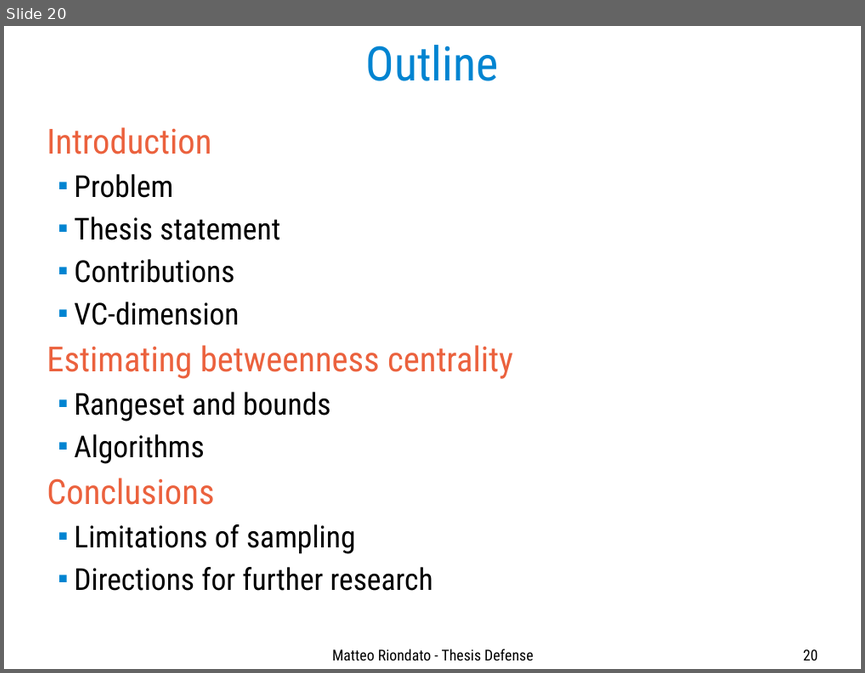
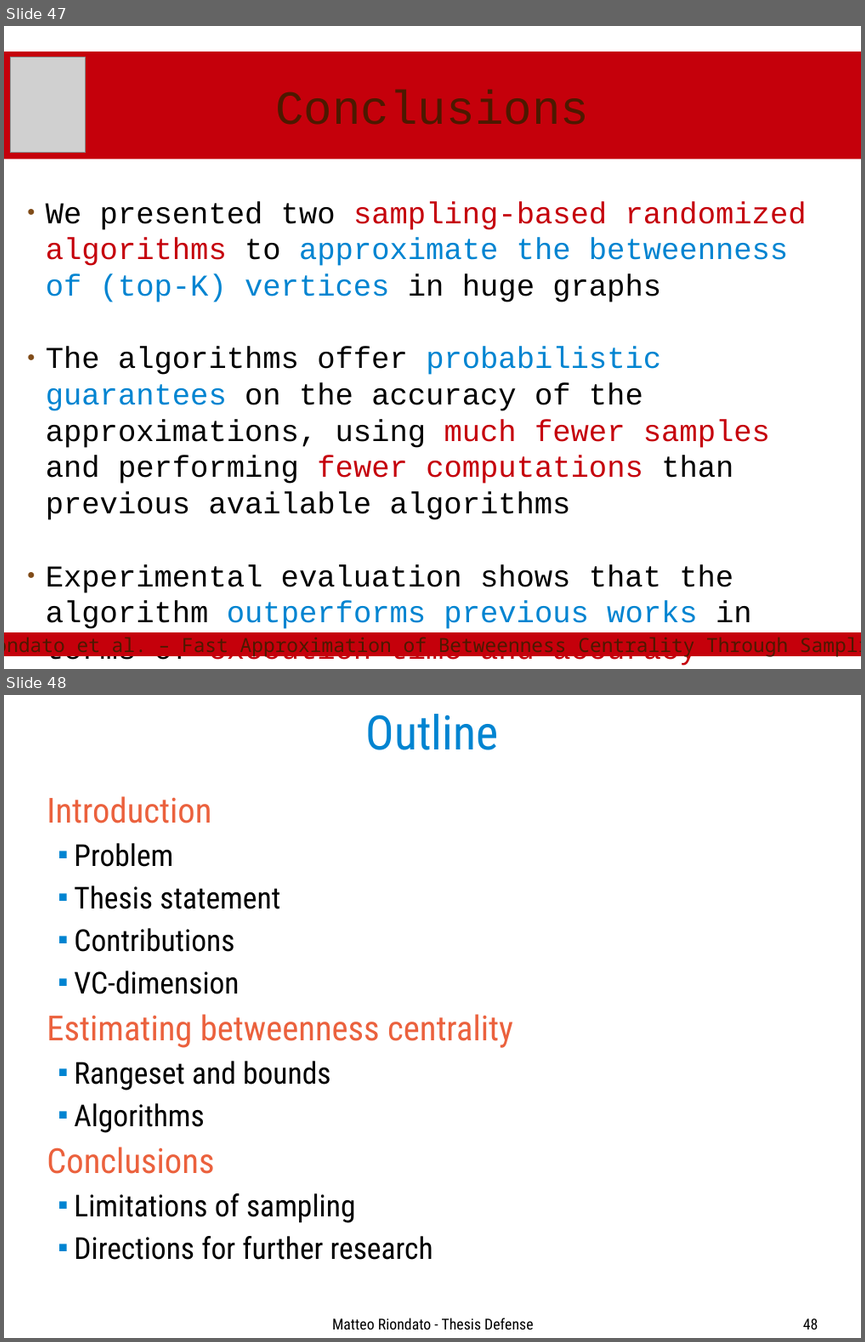
Before and after one commit to ZhizhongIsaacChen/dissertation, a slide deck: defense/Defense-talk.odp. Shown one above the other, each under a label of ours: slide 20 before the commit, slides 47 and 48 after it. The pictures are 865x673 and 865x1342 pixels, drawn with LibreOffice and Linux fonts; fonts in the diff are those of the drawing; grey boxes stand for pictures. Boxes give left, top, right and bottom in pixels: in the first picture for what was removed or moved away, otherwise in the second. Text is boxed around its words. In the diff, an @@ line names an element or a change of style, - is before the commit and + after.

Commit message:
Import betweenness slides. To reformat and expand.

```diff
--- a/defense/Defense-talk.odp
+++ b/defense/Defense-talk.odp
@@ slide 47 added at box(4, 26, 861, 669), background #FFFFFF @@
@@ title added at box(4, 52, 861, 159), fill #C5000B, 44 pt, text #4C1900 @@
+Conclusions
@@ picture added at box(10, 57, 86, 153) @@
@@ text added at box(46, 202, 806, 667), 28 pt, text #000000 @@
+● We presented two sampling-based randomized algorithms to approximate the betweenness of (top-K) vertices in huge graphs
+● The algorithms offer probabilistic guarantees on the accuracy of the approximations, using much fewer samples and performing fewer computations than previous available algorithms
+● Experimental evaluation shows that the algorithm outperforms previous works in terms of execution time and accuracy
@@ rectangle added at box(4, 632, 861, 656), fill #C5000B, outline #C5000B 0 pt, 18 pt, text #4C1900 @@
+Riondato et al. – Fast Approximation of Betweenness Centrality Through Sampling
@@ what was slide 20 is now slide 48 @@
@@ page number at box(803, 1318, 818, 1329): text changed @@
-20
+48
```
Also in this commit, not shown: 3 slides changed, 27 other slides added.
